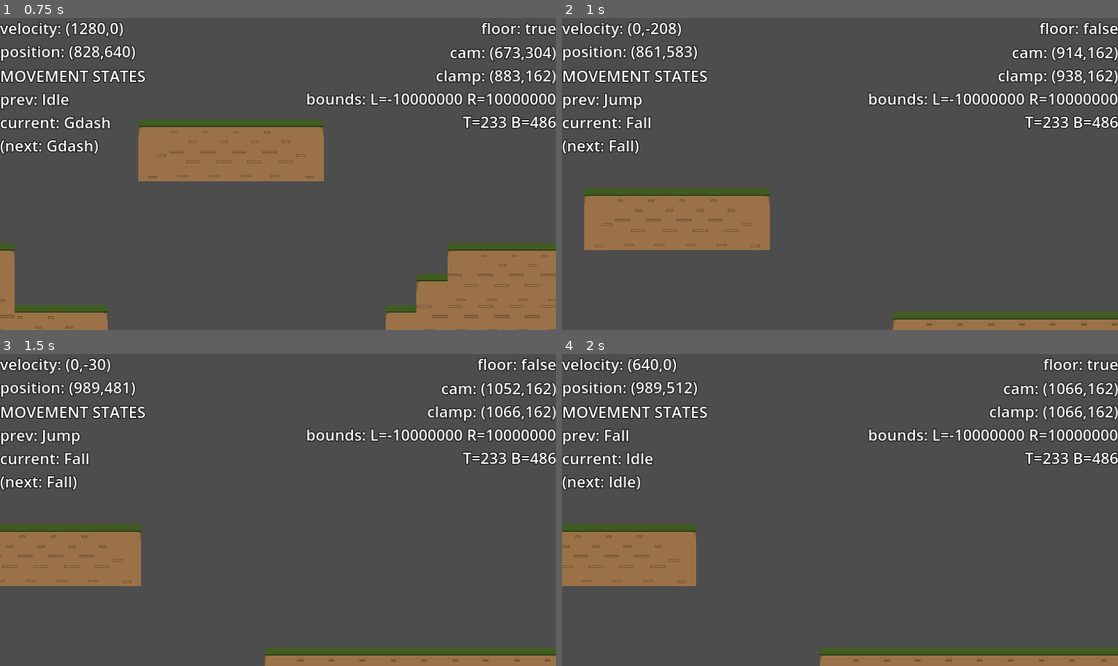
Above: before the commit, frames 1-4 (two rows, left to right).
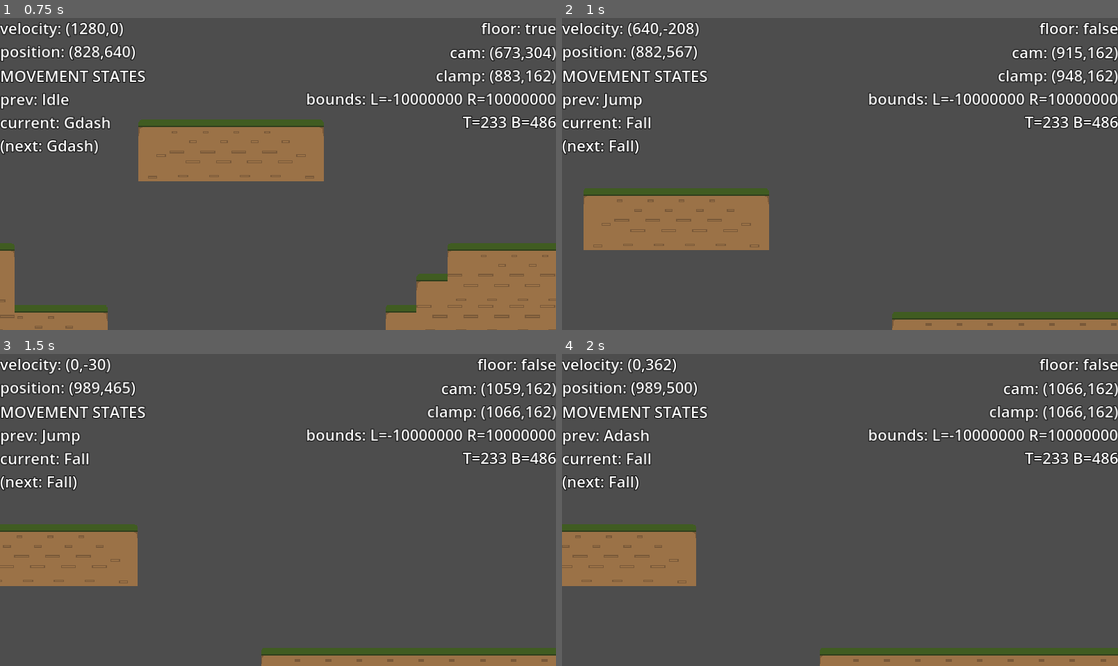
Above: after the commit, the same moments.

Repository: azylazide/untitled-hw-game-G4
Game: Godot game, scene res://src/levels/world.tscn
Two runs of this game, one before a commit and one after it. Both use one fixed random seed, a clock stepped at 60 frames per second and the inputs below.
Inputs:
- Up to frame 1 (0.75 s): tap Enter (ui_accept) at 0.5 s; hold D (right) from 0.53 s (still down); hold X (dash) from 0.53 s (still down)
- Up to frame 2 (1 s): keep holding D (right); keep holding X (dash); tap Space (jump) at 0.77, 0.8 s
- Up to frame 3 (1.5 s): keep holding D (right); tap Space (jump) at 1.07, 1.35 s; release X (dash) at 1.28 s
- Up to frame 4 (2 s): keep holding D (right); tap Space (jump) at 1.52, 1.82 s; tap X (dash) at 1.55 s

Frame 1 is identical in both runs. In frame 2, 0.7% of the frame differs, in the area x 3-100%, y 1-100%; in frame 3, 0.5%; in frame 4, 1.0%, in the area x 1-99%, y 1-74%.

Commit message:
added jump from gdash

Diff:
--- a/src/actors/player.gd
+++ b/src/actors/player.gd
@@ -300,6 +300,10 @@
 					return Move.STATES.FALL
 
 			return Move.STATES.ADASH
+
+		Move.STATES.WALL:
+			pass
+
 	return 0
 
 ## Clean up when transitioning out to
@@ -392,3 +396,10 @@
 			if event.is_action_pressed("dash"):
 				if dash_cooldown_timer.is_stopped() and can_adash:
 					change_movement_state(Move.STATES.ADASH)
+		Move.STATES.GDASH:
+			if event.is_action_pressed("jump"):
+				if on_floor:
+					change_movement_state(Move.STATES.JUMP)
+			if event.is_action_pressed("dash"):
+				if dash_cooldown_timer.is_stopped():
+					change_movement_state(Move.STATES.GDASH)
